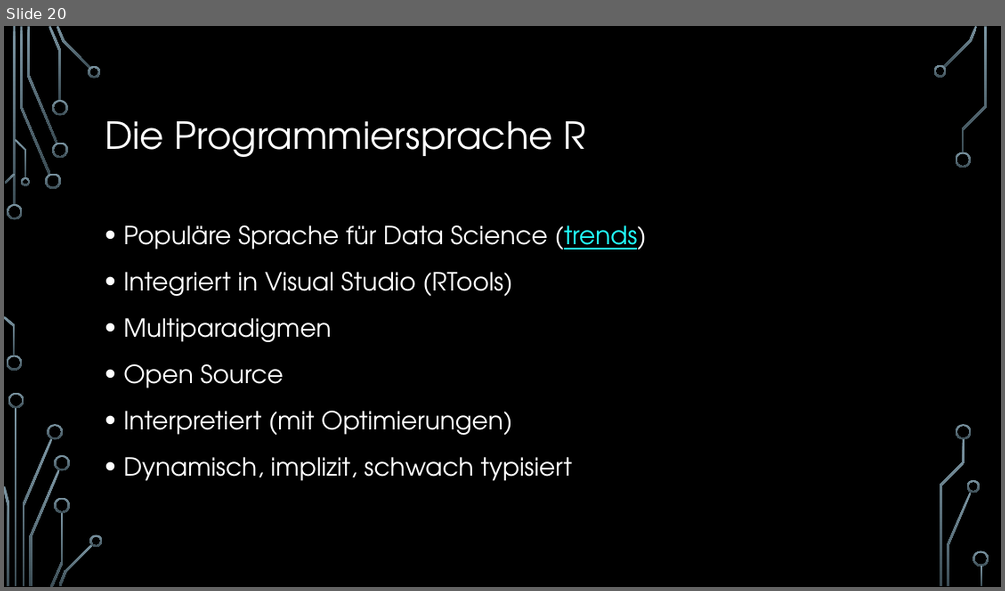
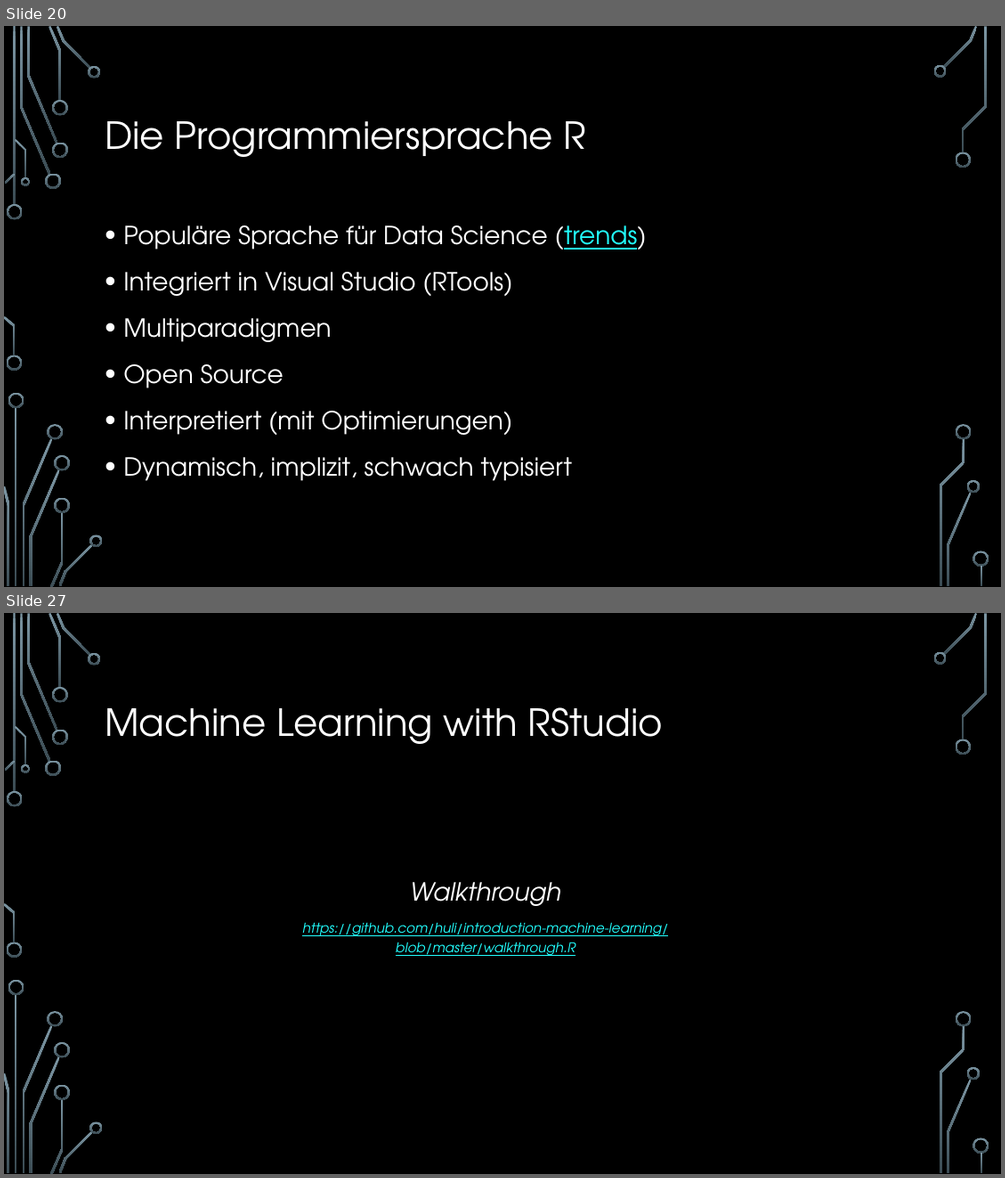
Before and after one commit to hacpro/introduction-machine-learning, a slide deck: presentation.pptx. Shown one above the other, each under a label of ours: slide 20 before the commit, slides 20 and 27 after it; the slides between them are not shown. The pictures are 1005x591 and 1005x1178 pixels, drawn with LibreOffice and Linux fonts; fonts in the diff are those of the drawing; background and template pictures are left out. Boxes give left, top, right and bottom in pixels: in the first picture for what was removed or moved away, otherwise in the second. Text is boxed around its words. In the diff, an @@ line names an element or a change of style, - is before the commit and + after.

```diff
--- a/presentation.pptx
+++ b/presentation.pptx
@@ slide 27 added at <box>4,613,1001,1174</box>, background picture (left out); not listed: 36 template elements that a slide beside it also shows @@
@@ title added at <box>105,707,663,744</box>, 36 pt, text #FFFFFF @@
+Machine Learning with RStudio
@@ text added at <box>302,882,668,956</box>, 13 pt, text #22FFFF, italic, underline @@
+Walkthrough
+https://github.com/huli/introduction-machine-learning/blob/master/walkthrough.R
```
Also in this commit, not shown: 3 slides changed, 6 other slides added, 3 other files.
